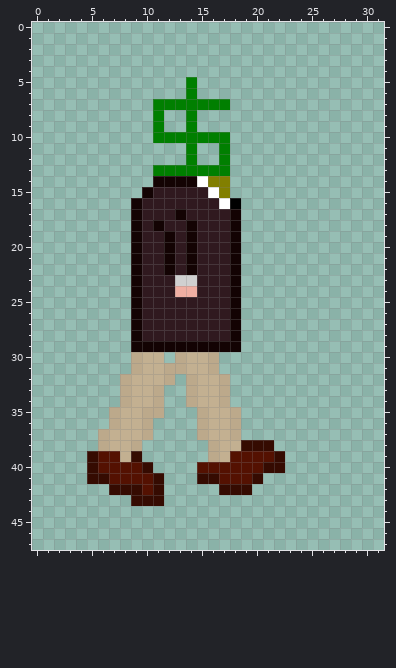
Edited in one commit: pixel-art sprite (sprites/lobbyist/East/frame2.png). The picture above is the old version.
The file is 32x48 pixels.
After the commit:
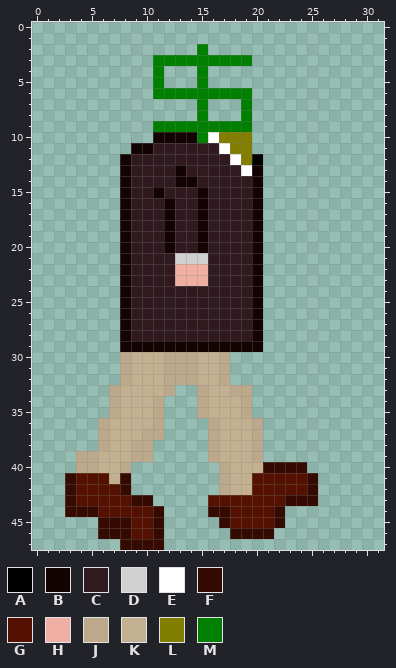
Palette (. is transparent): A #000000  B #130303  C #30191f  D #d0d0d0  E #ffffff  F #350b01  G #541101  H #f0afa3  J #bca98b  K #c3b091  L #827f00  M #007f00
Changes in this commit:
@@ x 0..31 @@
  1 ................................
- 2 ................................
- 3 ................................
- 4 ................................
- 5 ..............M.................
- 6 ..............M.................
- 7 ...........MMMMMMM..............
- 8 ...........M..M.................
- 9 ...........M..M.................
-10 ...........MMMMMMM..............
-11 ..............M..M..............
-12 ..............M..M..............
-13 ...........MMMMMMM..............
-14 ...........BBBBELL..............
-15 ..........BCCCCCEL..............
-16 .........BCCCCCCCEA.............
-17 .........BCCCBCCCCB.............
-18 .........BCBCCBCCCB.............
-19 .........BCCBCBCCCB.............
-20 .........BCCBCBCCCB.............
-21 .........BCCBCBCCCB.............
-22 .........BCCBCBCCCB.............
-23 .........BCCCDDCCCB.............
-24 .........BCCCHHCCCB.............
-25 .........BCCCCCCCCB.............
-26 .........BCCCCCCCCB.............
-27 .........BCCCCCCCCB.............
-28 .........BCCCCCCCCB.............
-29 .........BBBBBBBBBB.............
-30 .........JKK.JKKJ...............
-31 .........JKKJJKKJ...............
-32 ........JKKKJ.JKKJ..............
-33 ........JKKJ..JKKJ..............
-34 ........JKKJ..JKKJ..............
-35 .......JKKJJ...JKKJ.............
-36 .......JKKJ....JKKJ.............
-37 ......JKKKJ....JKKJ.............
-38 ......JKKJ......JKKFFF..........
-39 .....FGGKF......JKGGGGF.........
-40 .....FGGGGF....GGGGGGFF.........
-41 .....FFGGGGF...FFGGGF...........
-42 .......FFFGF.....FFF............
-43 .........FFF....................
-44 ................................
-45 ................................
-46 ................................
-47 ................................
+ 2 ...............M................
+ 3 ...........MMMMMMMMM............
+ 4 ...........M...M................
+ 5 ...........M...M................
+ 6 ...........MMMMMMMMM............
+ 7 ...............M...M............
+ 8 ...............M...M............
+ 9 ...........MMMMMMMMM............
+10 ...........BBBBMELLL............
+11 .........BBCCCCCCELL............
+12 ........BCCCCCCCCCELA...........
+13 ........BCCCCBCCCCCEB...........
+14 ........BCCCCBBCCCCCB...........
+15 ........BCCBCCCBCCCCB...........
+16 ........BCCCBCCBCCCCB...........
+17 ........BCCCBCCBCCCCB...........
+18 ........BCCCBCCBCCCCB...........
+19 ........BCCCBCCBCCCCB...........
+20 ........BCCCBCCBCCCCB...........
+21 ........BCCCCDDDCCCCB...........
+22 ........BCCCCHHHCCCCB...........
+23 ........BCCCCHHHCCCCB...........
+24 ........BCCCCCCCCCCCB...........
+25 ........BCCCCCCCCCCCB...........
+26 ........BCCCCCCCCCCCB...........
+27 ........BCCCCCCCCCCCB...........
+28 ........BCCCCCCCCCCCB...........
+29 ........BBBBBBBBBBBBB...........
+30 ........JKKKJJJKKJ..............
+31 ........JKKKJJJKKJ..............
+32 ........JKKKJJJKKJ..............
+33 .......JKKKKJ..JKKJJ............
+34 .......JKKKJ...JKKKJ............
+35 .......JKKKJ...JKKKJ............
+36 ......JKKKKJ....JKKKJ...........
+37 ......JKKKJJ....JKKKJ...........
+38 ......JKKJJ.....JKKKJ...........
+39 ....JJKKKJJ.....JKKKJ...........
+40 ....JJKKJ........JKKKFFFF.......
+41 ...FGGGKF........JKKGGGGGF......
+42 ...FGGGGF........JKKGGGGGF......
+43 ...FGGGGGFF.....GGGGGGGFFF......
+44 ...FFFGGGGGF....FFGGGGF.........
+45 ......FFFGGF.....FGGGGF.........
+46 ......FFFGGF......FFFF..........
+47 ........FFFF....................
